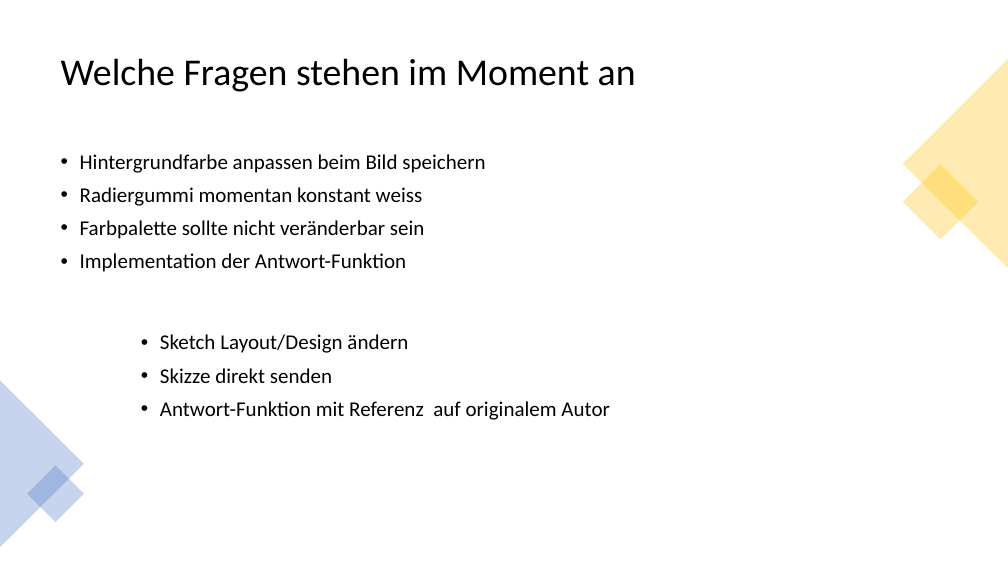
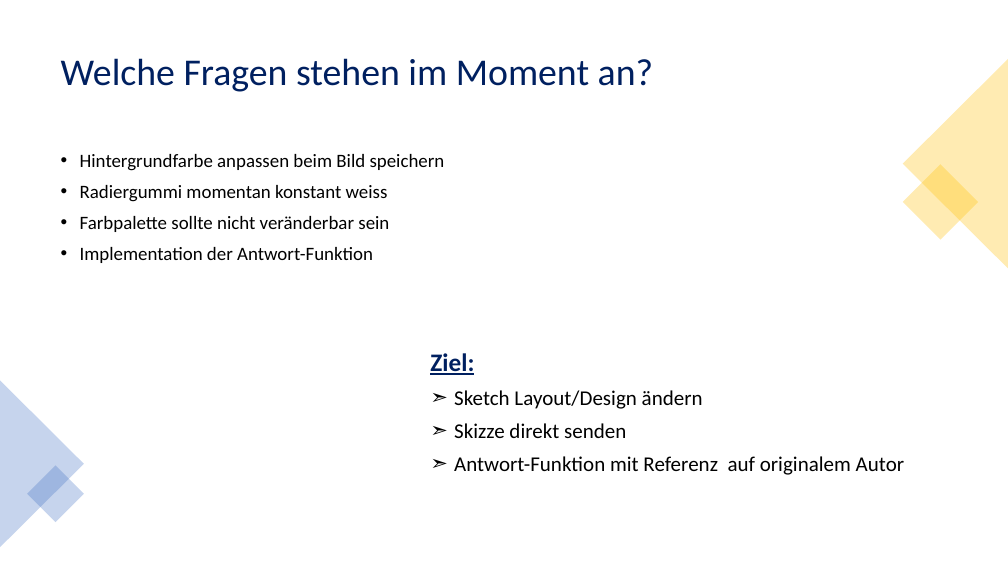
Before and after one commit to monikamultani/BACnet, a slide deck: slide 4 of 21-fs-ias-lec/groups/02-ChatApplikationSketch/presentation/BACnet_zwischenstand.pptx. Drawn at 1008x567 pixels with LibreOffice and Linux fonts; fonts in the diff are those of the drawing. Boxes give left, top, right and bottom in pixels: in the first picture for what was removed or moved away, otherwise in the second. Text is boxed around its words. In the diff, an @@ line names an element or a change of style, - is before the commit and + after.

Commit message:
updated presentation slides

```diff
--- a/21-fs-ias-lec/groups/02-ChatApplikationSketch/presentation/BACnet_zwischenstand.pptx
+++ b/21-fs-ias-lec/groups/02-ChatApplikationSketch/presentation/BACnet_zwischenstand.pptx
@@ title at bbox=[61, 58, 653, 92]: text changed; text colour #000000 to #002060 @@
-Welche Fragen stehen im Moment an
+Welche Fragen stehen im Moment an?
@@ text "Hintergrundfarbe anpassen beim Bild speichern" at bbox=[80, 154, 445, 263]: size 20 to 18 pt @@
@@ text "Ziel:": place and size @@
-text "Ziel:" at bbox=[160, 334, 609, 420]
+text "Ziel:" at bbox=[430, 353, 904, 475]
@@ text at bbox=[430, 353, 474, 375]: paragraph added @@
+Ziel:
@@ text at bbox=[454, 390, 904, 475]: bullet • to ➣ @@
```
Also in this commit, not shown: 1 other slide changed, 1 other file.
